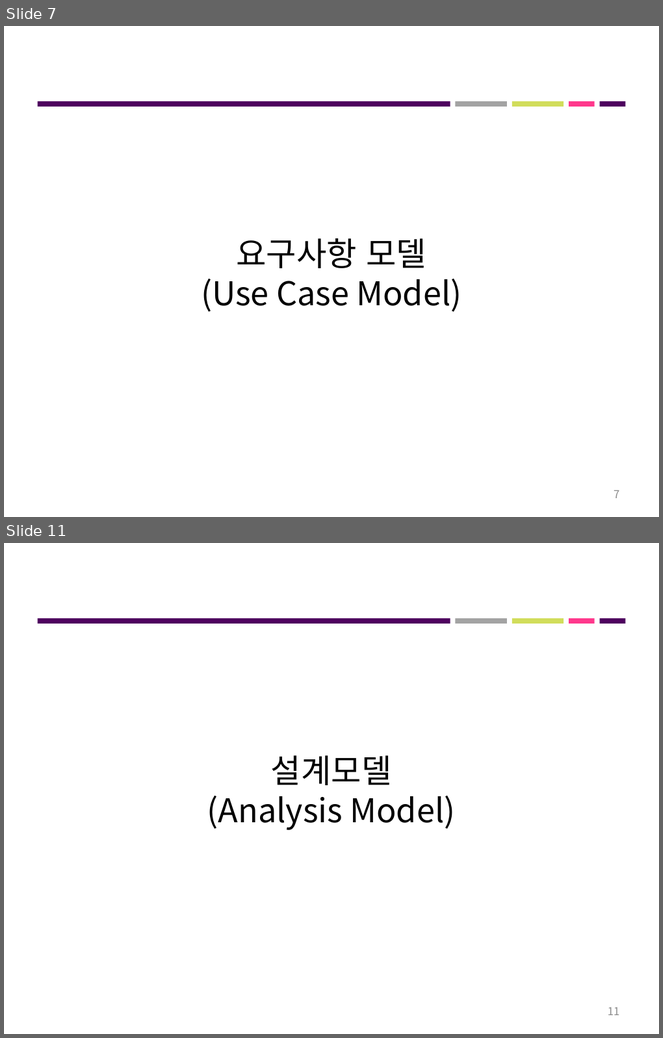
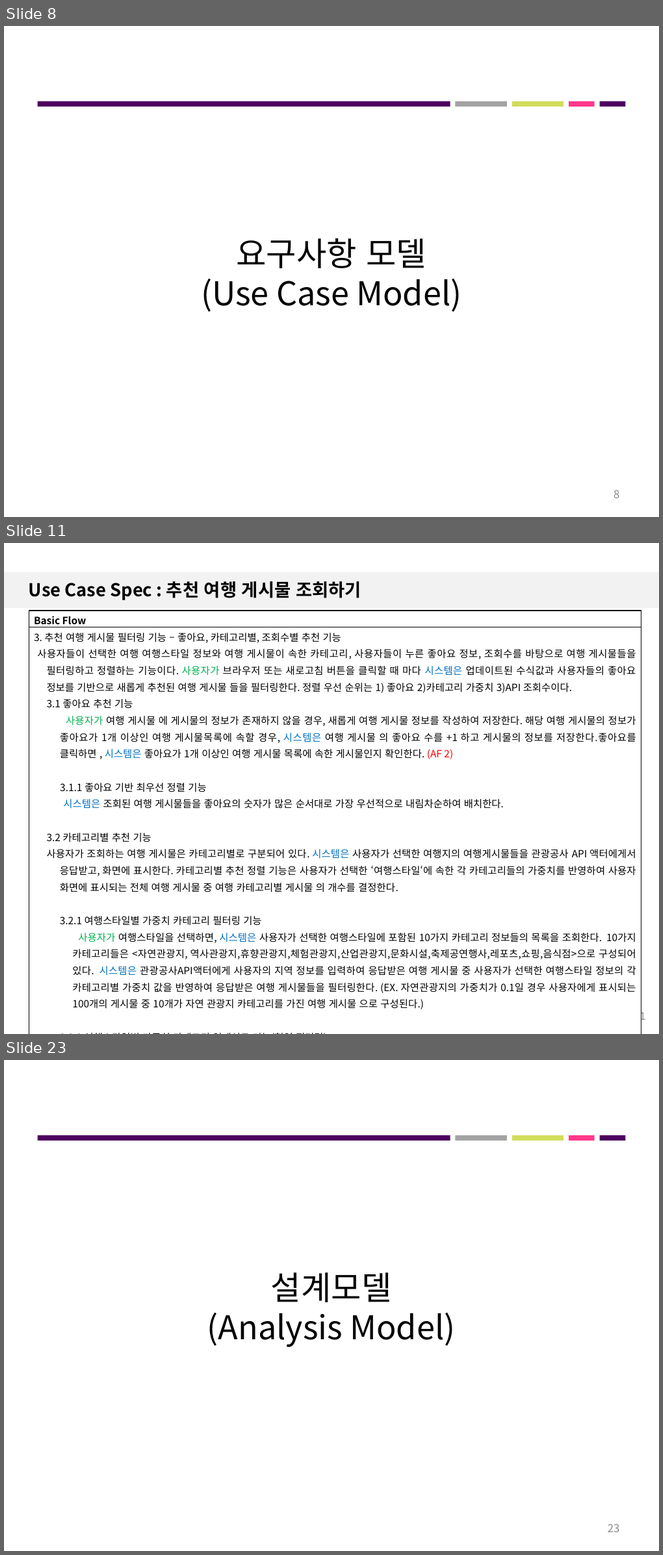
Before and after one commit to roeniss/TripPicker, a slide deck: 관리산출물/프로젝트_최종결과보고서/1팀_최종결과보고서.pptx. Shown one above the other, each under a label of ours: slides 7 and 11 before the commit, slides 8, 11 and 23 after it; the slides between them are not shown. The pictures are 663x1038 and 663x1555 pixels, drawn with LibreOffice and Linux fonts; fonts in the diff are those of the drawing; background and template pictures are left out. Boxes give left, top, right and bottom in pixels: in the first picture for what was removed or moved away, otherwise in the second. Text is boxed around its words. In the diff, an @@ line names an element or a change of style, - is before the commit and + after.

```diff
--- a/관리산출물/프로젝트_최종결과보고서/1팀_최종결과보고서.pptx
+++ b/관리산출물/프로젝트_최종결과보고서/1팀_최종결과보고서.pptx
@@ slide 11 added at bbox=[4, 543, 659, 1034], background #FFFFFF; not listed: 5 template elements that a slide beside it also shows @@
@@ rectangle added at bbox=[4, 572, 659, 608], fill #F2F2F2 @@
@@ title added at bbox=[29, 581, 362, 600], 19.5 pt, text #000000, bold @@
+Use Case Spec : 추천 여행 게시물 조회하기
@@ table added at bbox=[29, 611, 641, 1034], 2 rows, 1 columns @@
+Basic Flow
+3. 추천 여행 게시물 필터링 기능 – 좋아요, 카테고리별, 조회수별 추천 기능 / 사용자들이 선택한 여행 여행스타일 정보와 여행 게시물이 속한 카테고리, 사용자들이 누른 좋아요 정보, 조회수를 바탕으로 여행 게시물들을 필터링하고 정렬하는 기능이다. 사용자가 브라우저 또는 새로고침 버튼을 클릭할 때 마다 시스템은 업데이트된 수식값과 사용자들의 좋아요 정보를 기반으로 새롭게 추천된 여행 게시물 들을 필터링한다. 정렬 우선 순위는 1) 좋아요 2)카테고리 가중치 3)API 조회수이다. / 3.1 좋아요 추천 기능 / 사용자가 여행 게시물 에 게시물의 정보가 존재하지 않을 경우, 새롭게 여행 게시물 정보를 작성하여 저장한다. 해당 여행 게시물의 정보가 좋아요가 1개 이상인 여행 게시물목록에 속할 경우, 시스템은 여행 게시물 의 좋아요 수를 +1 하고 게시물의 정보를 저장한다.좋아요를 클릭하면 , 시스템은 좋아요가 1개 이상인 여행 게시물 목록에 속한 게시물인지 확인한다. (AF 2) / 3.1.1 좋아요 기반 최우선 정렬 기능 / 시스템은 조회된 여행 게시물들을 좋아요의 숫자가 많은 순서대로 가장 우선적으로 내림차순하여 배치한다. / 3.2 카테고리별 추천 기능 / 사용자가 조회하는 여행 게시물은 카테고리별로 구분되어 있다. 시스템은 사용자가 선택한 여행지의 여행게시물들을 관광공사 API 액터에게서 응답받고, 화면에 표시한다. 카테고리별 추천 정렬 기능은 사용자가 선택한 ‘여행스타일‘에 속한 각 카테고리들의 가중치를 반영하여 사용자 화면에 표시되는 전체 여행 게시물 중 여행 카테고리별 게시물 의 개수를 결정한다. / 3.2.1 여행스타일별 가중치 카테고리 필터링 기능 / 사용자가 여행스타일을 선택하면, 시스템은 사용자가 선택한 여행스타일에 포함된 10가지 카테고리 정보들의 목록을 조회한다. 10가지 카테고리들은 <자연관광지, 역사관광지,휴향관광지,체험관광지,산업관광지,문화시설,축제공연행사,레포츠,쇼핑,음식점>으로 구성되어 있다. 시스템은 관광공사API액터에게 사용자의 지역 정보를 입력하여 응답받은 여행 게시물 중 사용자가 선택한 여행스타일 정보의 각 카테고리별 가중치 값을 반영하여 응답받은 여행 게시물들을 필터링한다. (EX. 자연관광지의 가중치가 0.1일 경우 사용자에게 표시되는 100개의 게시물 중 10개가 자연 관광지 카테고리를 가진 여행 게시물 으로 구성된다.) / 3.2.2 여행스타일별 가중치 카테고리 업데이트 기능(협업 필터링) / 시스템은 사용자들의 좋아요를 선택한 게시물 들에 대해 목록을 유지하고 있다(Basic Flow 3.1). 사용자가 좋아요 기능(Basic Flow 3.1)을 사용하면, 시스템은 각 카테고리별로 좋아요를받은 비중이 높은 카테고리 값을 우선순위로 반영하여 각 카테고리별 가중치 값을 업데이트한다.
@@ page number added at bbox=[634, 1012, 646, 1023], 12 pt, text #898989 @@
+11
@@ what was slide 7 is now slide 8 @@
@@ page number at bbox=[614, 490, 620, 499]: text changed @@
-7
+8
@@ what was slide 11 is now slide 23 @@
@@ page number at bbox=[608, 1524, 620, 1533]: text changed @@
-11
+23
```
Also in this commit, not shown: 6 slides changed, 12 other slides added, 1 slide removed, 7 other files.
